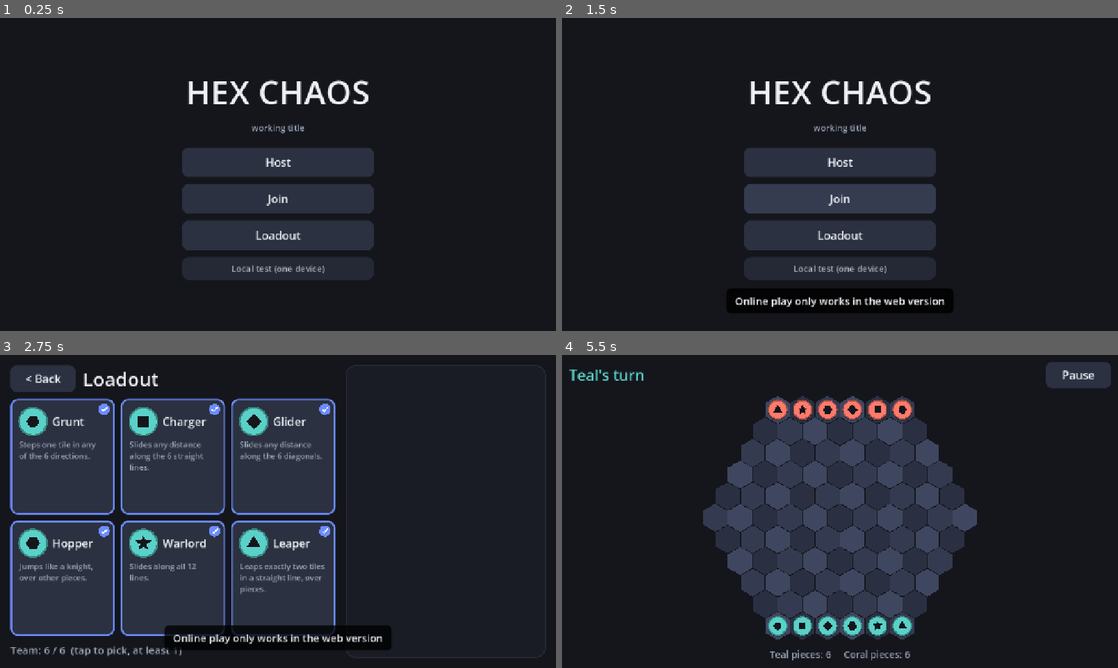
Above: before the commit, frames 1-4 (two rows, left to right).
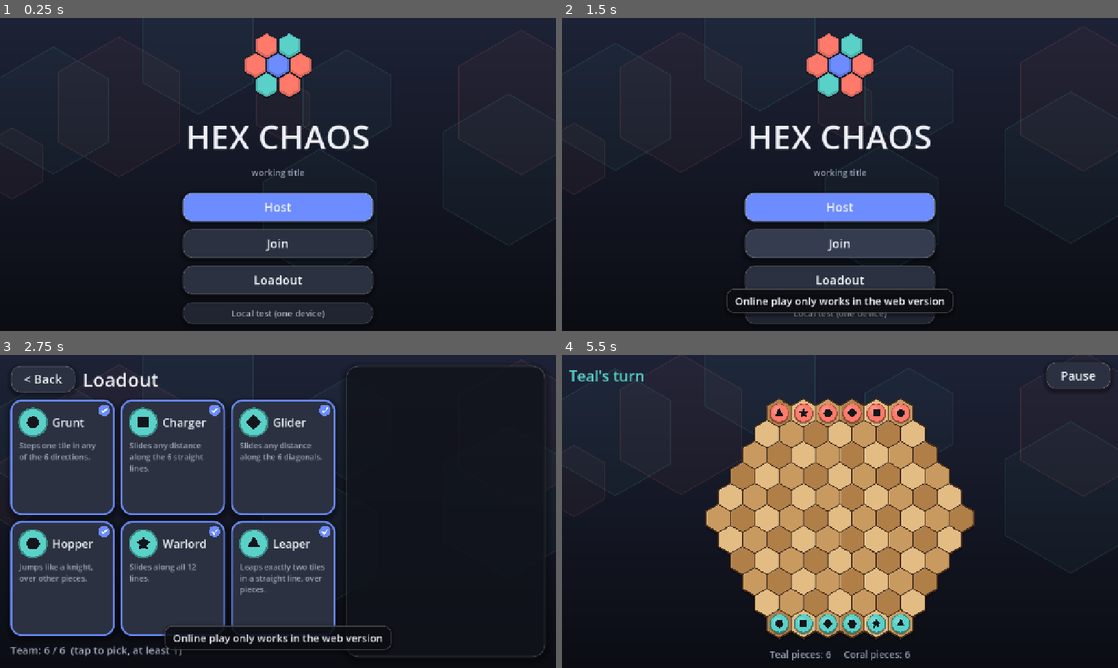
Above: after the commit, the same moments.

Repository: Saibrix/hex-chaos
Game: Godot game, scene res://main.tscn
Two runs of this game, one before a commit and one after it. Both use one fixed random seed, a clock stepped at 60 frames per second and the inputs below.
Inputs:
- Up to frame 1 (0.25 s): no input
- Up to frame 2 (1.5 s): click "Host" at 0.5 s; click "Join" at 1.25 s
- Up to frame 3 (2.75 s): click "Loadout" at 2 s
- Up to frame 4 (5.5 s): click "< Back" at 2.75 s; click "Local test (one device)" at 3.5 s; click "Pause" at 4.25 s; click "Resume" at 5 s

The runs differ from the first frame. In frame 1, 25% of the frame differs, in the area x 0-100%, y 0-98%; in frame 2, 26%; in frame 3, 9.8%; in frame 4, 39%, in the area x 0-100%, y 0-92%.

Commit message:
Smoother pieces, drag to move, tap to deselect, wood board, effects, modern menus
Co-Authored-By: Claude Sonnet 5.5 <noreply@anthropic.com>
Claude-Session: https://claude.ai/code/session_015LMwH289EqYTe4LD2Scsws

Diff:
--- a/project.godot
+++ b/project.godot
@@ -6,6 +6,7 @@
 config/name="Hex Chaos"
 run/main_scene="res://main.tscn"
 config/features=PackedStringArray("4.7", "GL Compatibility")
+run/max_fps=60
 
 [display]
 
@@ -19,3 +20,5 @@
 renderer/rendering_method="gl_compatibility"
 renderer/rendering_method.mobile="gl_compatibility"
 environment/defaults/default_clear_color=Color(0.063, 0.071, 0.094, 1)
+
+anti_aliasing/quality/msaa_2d=2
--- /dev/null
+++ b/scripts/backdrop.gd
@@ -0,0 +1,36 @@
+class_name Backdrop
+extends Control
+
+# Dark gradient with a few faint hexagons drifting by.
+
+const TOP := Color("1d2236")
+const BOTTOM := Color("0b0d13")
+
+var _t := 0.0
+var _hexes: Array[Dictionary] = []
+
+
+func _ready() -> void:
+	mouse_filter = Control.MOUSE_FILTER_IGNORE
+	UI.fill(self)
+	for i in 9:
+		_hexes.append({"x": randf(), "y": randf(), "r": randf_range(60.0, 180.0), "s": randf_range(0.004, 0.012), "a": randf() * TAU,
+			"c": UI.SIDE_COLORS[i % 2]})
+
+
+func _process(delta: float) -> void:
+	_t += delta
+	queue_redraw()
+
+
+func _draw() -> void:
+	draw_polygon(PackedVector2Array([Vector2.ZERO, Vector2(size.x, 0), size, Vector2(0, size.y)]),
+		PackedColorArray([TOP, TOP, BOTTOM, BOTTOM]))
+	for h in _hexes:
+		var y := fposmod(h["y"] - _t * h["s"], 1.2) - 0.1
+		var p := Vector2(h["x"] * size.x, y * size.y)
+		var pts := Hex.corners(p, h["r"])
+		var c: Color = h["c"]
+		draw_colored_polygon(pts, Color(c, 0.035))
+		pts.append(pts[0])
+		draw_polyline(pts, Color(c, 0.12), 2.0, true)
--- a/scripts/board_view.gd
+++ b/scripts/board_view.gd
@@ -3,7 +3,10 @@
 
 signal move_made(from: Vector2i, to: Vector2i)
 
-const TILE_COLORS := [Color("2a3042"), Color("343b50"), Color("3f4760")]
+# Warm wood tones, three shades so neighbouring tiles never match.
+const TILE_COLORS := [Color("e3bc83"), Color("c99a5f"), Color("b07f48")]
+const FRAME_COLOR := Color("4b2f1c")
+const DRAG_THRESHOLD := 10.0
 
 var game: HexGame
 var view_side := 0        # 1 turns the board around so the second player sits at the bottom
@@ -13,12 +16,26 @@
 var _sel := Vector2i.ZERO
 var _targets: Array[Vector2i] = []
 
+# Press / drag state
+var _pressing := false
+var _press_pos := Vector2.ZERO
+var _press_was_selected := false
+var _dragging := false
+var _drag_pos := Vector2.ZERO
+var _drop_px := Vector2.INF
+
 var _anim_t := 1.0
 var _anim_from := Vector2i.ZERO
+var _anim_from_px := Vector2.INF
 var _anim_to := Vector2i.ZERO
 var _ghost: Dictionary = {}
 var _tween: Tween
 
+var _time := 0.0
+var _shake := 0.0
+var _particles: Array[Dictionary] = []
+var _rings: Array[Dictionary] = []
+
 
 func _ready() -> void:
 	mouse_filter = Control.MOUSE_FILTER_STOP
@@ -28,6 +45,8 @@
 func clear_selection() -> void:
 	_has_sel = false
 	_targets = []
+	_dragging = false
+	_pressing = false
 	queue_redraw()
 
 
@@ -35,13 +54,16 @@
 func animate_move(from: Vector2i, to: Vector2i, captured: Dictionary) -> void:
 	clear_selection()
 	_anim_from = from
+	_anim_from_px = _drop_px
+	_drop_px = Vector2.INF
 	_anim_to = to
 	_ghost = captured
 	_anim_t = 0.0
 	if _tween:
 		_tween.kill()
 	_tween = create_tween()
-	_tween.tween_method(_set_anim, 0.0, 1.0, 0.22).set_trans(Tween.TRANS_QUAD).set_ease(Tween.EASE_OUT)
+	_tween.tween_method(_set_anim, 0.0, 1.0, 0.24).set_trans(Tween.TRANS_QUAD).set_ease(Tween.EASE_OUT)
+	_tween.tween_callback(_on_landed.bind(to, captured))
 
 
 func _set_anim(t: float) -> void:
@@ -49,10 +71,46 @@
 	queue_redraw()
 
 
+func _on_landed(to: Vector2i, captured: Dictionary) -> void:
+	var ts := _tile_size()
+	var p := _pos(to, ts)
+	_rings.append({"p": p, "t": 0.0, "col": Color(1, 1, 1, 0.55), "max": ts * 1.3, "life": 0.35})
+	for i in 6:
+		_spawn_particle(p, Color(1, 1, 1, 0.5), ts * 0.5, 0.35, ts * 0.07)
+	if not captured.is_empty():
+		var col: Color = UI.SIDE_COLORS[captured["owner"]]
+		_rings.append({"p": p, "t": 0.0, "col": Color(col, 0.9), "max": ts * 2.2, "life": 0.5})
+		for i in 26:
+			_spawn_particle(p, col.lightened(randf() * 0.3), ts * 2.6, 0.7, ts * 0.13)
+		_shake = ts * 0.22
+	set_process(true)
+
+
+func _spawn_particle(p: Vector2, col: Color, speed: float, life: float, psize: float) -> void:
+	var a := randf() * TAU
+	var v := Vector2(cos(a), sin(a)) * speed * randf_range(0.35, 1.0)
+	_particles.append({"p": p, "v": v, "life": life * randf_range(0.6, 1.0), "max": life, "col": col, "s": psize * randf_range(0.6, 1.0)})
+
+
+func _process(delta: float) -> void:
+	_time += delta
+	for pt in _particles:
+		pt["p"] += pt["v"] * delta
+		pt["v"] *= pow(0.02, delta)
+		pt["life"] -= delta
+	_particles = _particles.filter(func(pt): return pt["life"] > 0.0)
+	for r in _rings:
+		r["t"] += delta / r["life"]
+	_rings = _rings.filter(func(r): return r["t"] < 1.0)
+	_shake = maxf(0.0, _shake - delta * size.y * 0.6)
+	if _has_sel or _dragging or _shake > 0.0 or not _particles.is_empty() or not _rings.is_empty():
+		queue_redraw()
+
+
 func _tile_size() -> float:
 	var w := size.x / ((2 * Hex.RADIUS + 1) * sqrt(3.0))
 	var h := size.y / (3 * Hex.RADIUS + 2)
-	return minf(w, h) * 0.97
+	return minf(w, h) * 0.95
 
 
 func _cell(c: Vector2i) -> Vector2i:
@@ -67,20 +125,41 @@
 	return game != null and (my_side == -1 or my_side == game.turn)
 
 
+func _tile_at(pos: Vector2) -> Vector2i:
+	return _cell(Hex.from_pixel(pos - size / 2.0, _tile_size()))
+
+
 func _gui_input(event: InputEvent) -> void:
-	if not (event is InputEventMouseButton and event.pressed and event.button_index == MOUSE_BUTTON_LEFT):
-		return
+	if event is InputEventMouseButton and event.button_index == MOUSE_BUTTON_LEFT:
+		if event.pressed:
+			_on_press(event.position)
+		else:
+			_on_release(event.position)
+	elif event is InputEventMouseMotion and _pressing:
+		_drag_pos = event.position
+		if _has_sel and not _dragging and event.position.distance_to(_press_pos) > DRAG_THRESHOLD:
+			_dragging = true
+		if _dragging:
+			queue_redraw()
+
+
+func _on_press(pos: Vector2) -> void:
 	if not _can_act():
 		return
-	var ts := _tile_size()
-	var c := _cell(Hex.from_pixel(event.position - size / 2.0, ts))
+	var c := _tile_at(pos)
+	_press_pos = pos
+	_drag_pos = pos
+	_pressing = false
+	_dragging = false
 	if not Hex.on_board(c):
 		clear_selection()
 		return
 	if game.pieces.has(c) and game.pieces[c]["owner"] == game.turn:
+		_press_was_selected = _has_sel and _sel == c
 		_has_sel = true
 		_sel = c
 		_targets = game.legal_moves(c)
+		_pressing = true
 		queue_redraw()
 	elif _has_sel and c in _targets:
 		var from := _sel
@@ -90,46 +169,108 @@
 		clear_selection()
 
 
+func _on_release(pos: Vector2) -> void:
+	if not _pressing:
+		return
+	var was_dragging := _dragging
+	_pressing = false
+	_dragging = false
+	if was_dragging:
+		var c := _tile_at(pos)
+		if Hex.on_board(c) and c in _targets:
+			var from := _sel
+			_drop_px = pos
+			clear_selection()
+			move_made.emit(from, c)
+			return
+		queue_redraw()      # dropped somewhere illegal: piece snaps back, stays selected
+	elif _press_was_selected:
+		clear_selection()   # tapped the selected piece again
+
+
 func _draw() -> void:
 	if game == null:
 		return
 	var ts := _tile_size()
-	for c in Hex.all_cells():
+	if _shake > 0.0:
+		draw_set_transform(Vector2(randf_range(-1, 1), randf_range(-1, 1)) * _shake)
+
+	var cells := Hex.all_cells()
+	# Wooden frame and drop shadow.
+	for c in cells:
+		draw_colored_polygon(Hex.corners(_pos(c, ts) + Vector2(0, ts * 0.18), ts * 1.1), Color(0, 0, 0, 0.18))
+	for c in cells:
+		draw_colored_polygon(Hex.corners(_pos(c, ts), ts * 1.07), FRAME_COLOR)
+	for c in cells:
 		var p := _pos(c, ts)
 		var col: Color = TILE_COLORS[posmod(c.x - c.y, 3)]
-		draw_colored_polygon(Hex.corners(p, ts * 0.97), col)
+		var pts := Hex.corners(p, ts * 0.96)
+		draw_colored_polygon(pts, col)
+		# soft top light and bottom shade give the tiles a little depth
+		draw_polyline(PackedVector2Array([pts[3], pts[4], pts[5]]), Color(1, 1, 1, 0.22), maxf(1.5, ts * 0.05), true)
+		draw_polyline(PackedVector2Array([pts[0], pts[1], pts[2]]), Color(0, 0, 0, 0.2), maxf(1.5, ts * 0.05), true)
 
 	if not game.last_move.is_empty():
 		for c in game.last_move:
-			draw_colored_polygon(Hex.corners(_pos(c, ts), ts * 0.97), Color(1, 1, 1, 0.10))
-
+			draw_colored_polygon(Hex.corners(_pos(c, ts), ts * 0.96), Color(1, 0.95, 0.5, 0.22))
+
+	var pulse := 0.5 + 0.5 * sin(_time * 5.0)
 	if _has_sel:
-		var pts := Hex.corners(_pos(_sel, ts), ts * 0.97)
-		draw_colored_polygon(pts, Color(UI.ACCENT, 0.45))
+		draw_colored_polygon(Hex.corners(_pos(_sel, ts), ts * 0.96), Color(UI.ACCENT, 0.5 + 0.15 * pulse))
+
+	# Move hints under the pieces so capture rings don't hide them.
+	for t in _targets:
+		var p := _pos(t, ts)
+		if not game.pieces.has(t):
+			draw_circle(p, ts * (0.2 + 0.03 * pulse), Color(UI.ACCENT.darkened(0.2), 0.95))
+			draw_arc(p, ts * 0.27, 0.0, TAU, 24, Color(1, 1, 1, 0.6), 1.5, true)
 
 	# Pieces (the moving one is drawn between its old and new tile).
+	var drag_cell := _sel if _dragging else Vector2i(9999, 9999)
 	for c in game.pieces:
+		if c == drag_cell:
+			continue
 		var piece: Dictionary = game.pieces[c]
 		var p := _pos(c, ts)
+		var lift := 0.0
 		if _anim_t < 1.0 and c == _anim_to:
-			p = _pos(_anim_from, ts).lerp(_pos(_anim_to, ts), _anim_t)
-		_draw_piece(p, ts, piece, 1.0)
+			var from_p := _pos(_anim_from, ts) if _anim_from_px == Vector2.INF else _anim_from_px
+			p = from_p.lerp(_pos(_anim_to, ts), _anim_t)
+			lift = sin(_anim_t * PI) * ts * 0.35
+		_draw_piece(p - Vector2(0, lift), ts, piece, 1.0, lift)
 
 	if _anim_t < 1.0 and not _ghost.is_empty():
-		_draw_piece(_pos(_anim_to, ts), ts, _ghost, 1.0 - _anim_t)
+		_draw_piece(_pos(_anim_to, ts), ts, _ghost, 1.0 - _anim_t, 0.0)
 
 	for t in _targets:
-		var p := _pos(t, ts)
 		if game.pieces.has(t):
-			draw_arc(p, ts * 0.78, 0.0, TAU, 40, Color("ff5d5d"), maxf(3.0, ts * 0.12))
-		else:
-			draw_circle(p, ts * 0.2, Color(UI.ACCENT, 0.95))
-
-
-func _draw_piece(p: Vector2, ts: float, piece: Dictionary, scale_f: float) -> void:
+			var p := _pos(t, ts)
+			draw_arc(p, ts * (0.8 + 0.04 * pulse), 0.0, TAU, 40, Color("ff4d4d"), maxf(3.0, ts * 0.12), true)
+
+	for r in _rings:
+		var k: float = r["t"]
+		var col: Color = r["col"]
+		col.a *= 1.0 - k
+		draw_arc(r["p"], lerpf(ts * 0.3, r["max"], 1.0 - pow(1.0 - k, 2.0)), 0.0, TAU, 36, col, maxf(2.0, ts * 0.12) * (1.0 - k), true)
+	for pt in _particles:
+		var col: Color = pt["col"]
+		col.a *= clampf(pt["life"] / pt["max"], 0.0, 1.0)
+		draw_circle(pt["p"], pt["s"] * (0.4 + 0.6 * pt["life"] / pt["max"]), col)
+
+	if _dragging:
+		_draw_piece(_drag_pos - Vector2(0, ts * 0.45), ts * 1.12, game.pieces[_sel], 1.0, ts * 0.45)
+		var hover := _tile_at(_drag_pos)
+		if hover in _targets:
+			draw_arc(_pos(hover, ts), ts * 0.9, 0.0, TAU, 6, Color(1, 1, 1, 0.9), 2.5, true)
+
+	draw_set_transform(Vector2.ZERO)
+
+
+func _draw_piece(p: Vector2, ts: float, piece: Dictionary, scale_f: float, lift: float) -> void:
 	var r := ts * 0.68 * scale_f
 	var col: Color = UI.SIDE_COLORS[piece["owner"]]
-	draw_circle(p + Vector2(0, ts * 0.06), r, Color(0, 0, 0, 0.35 * scale_f))
-	draw_circle(p, r, col.darkened(0.35))
-	draw_circle(p, r * 0.88, col)
+	draw_circle(p + Vector2(0, ts * 0.08 + lift), r * (1.0 - lift / ts * 0.25), Color(0, 0, 0, 0.32 * scale_f))
+	draw_circle(p, r, col.darkened(0.4))
+	draw_circle(p + Vector2(0, -r * 0.04), r * 0.9, col)
+	draw_circle(p + Vector2(-r * 0.22, -r * 0.3), r * 0.42, Color(1, 1, 1, 0.16 * scale_f))
 	Glyphs.draw(self, Chars.get_char(piece["char"])["glyph"], p, r * 0.5, UI.BG)
--- a/scripts/char_card.gd
+++ b/scripts/char_card.gd
@@ -28,9 +28,9 @@
 	var ch := Chars.get_char(char_id)
 	var rect := Rect2(Vector2.ZERO, size)
 	if selected:
-		draw_style_box(UI.box(UI.PANEL_HI, 16, UI.ACCENT, 4), rect)
+		draw_style_box(UI.box(UI.PANEL_HI, 24, UI.ACCENT, 4, 14), rect)
 	else:
-		draw_style_box(UI.box(UI.PANEL, 16, Color("2b3140"), 2), rect)
+		draw_style_box(UI.box(UI.PANEL, 24, Color(1, 1, 1, 0.08), 2, 10), rect)
 
 	var center := Vector2(52, 52)
 	draw_circle(center, 34.0, UI.SIDE_COLORS[0].darkened(0.35))
--- a/scripts/game_screen.gd
+++ b/scripts/game_screen.gd
@@ -61,23 +61,26 @@
 
 func _make_overlay(title: String, buttons: Array) -> Control:
 	var layer := ColorRect.new()
-	layer.color = Color(0, 0, 0, 0.7)
+	layer.color = Color(0.03, 0.04, 0.07, 0.75)
 	UI.fill(layer)
 	layer.mouse_filter = Control.MOUSE_FILTER_STOP
 	layer.hide()
 	var center := CenterContainer.new()
 	UI.fill(center)
 	layer.add_child(center)
+	var panel := PanelContainer.new()
+	panel.add_theme_stylebox_override("panel", UI.box(UI.PANEL, 32, Color(1, 1, 1, 0.1), 2, 30))
+	center.add_child(panel)
 	var box := VBoxContainer.new()
 	box.custom_minimum_size = Vector2(380, 0)
 	box.add_theme_constant_override("separation", 16)
-	center.add_child(box)
-	var t := UI.label(title, 48)
+	panel.add_child(box)
+	var t := UI.label(title, 44)
 	t.horizontal_alignment = HORIZONTAL_ALIGNMENT_CENTER
 	t.autowrap_mode = TextServer.AUTOWRAP_WORD_SMART
 	box.add_child(t)
 	for b in buttons:
-		var btn := UI.button(b[0])
+		var btn := UI.button(b[0], Vector2(0, 68), b[0] == "Resume" or b[0] == "Back to menu")
 		btn.pressed.connect(b[1])
 		box.add_child(btn)
 	add_child(layer)
--- a/scripts/loadout_screen.gd
+++ b/scripts/loadout_screen.gd
@@ -59,7 +59,7 @@
 	right.size_flags_horizontal = Control.SIZE_EXPAND_FILL
 	right.size_flags_vertical = Control.SIZE_EXPAND_FILL
 	right.size_flags_stretch_ratio = 2.0
-	right.add_theme_stylebox_override("panel", UI.box(Color("191c24"), 20, Color("2b3140"), 2))
+	right.add_theme_stylebox_override("panel", UI.box(Color("12151d", 0.75), 28, Color(1, 1, 1, 0.08), 2, 16))
 	_split.add_child(right)
 
 	resized.connect(_relayout)
--- /dev/null
+++ b/scripts/logo.gd
@@ -0,0 +1,22 @@
+class_name Logo
+extends Control
+
+# Small cluster of seven hexagons, teal and coral, drawn in code.
+
+func _init() -> void:
+	custom_minimum_size = Vector2(0, 190)
+
+
+func _draw() -> void:
+	var ts := 30.0
+	var mid := size / 2.0
+	var cells: Array[Vector2i] = [Vector2i.ZERO]
+	cells.append_array(Hex.DIRS)
+	for c in cells:
+		var p := mid + Hex.to_pixel(c, ts)
+		var col: Color = UI.SIDE_COLORS[0] if (c.x - c.y) % 2 == 0 else UI.SIDE_COLORS[1]
+		if c == Vector2i.ZERO:
+			col = UI.ACCENT
+		draw_colored_polygon(Hex.corners(p + Vector2(0, 4), ts * 0.94), Color(0, 0, 0, 0.3))
+		draw_colored_polygon(Hex.corners(p, ts * 0.94), col.darkened(0.15))
+		draw_colored_polygon(Hex.corners(p - Vector2(0, 2), ts * 0.8), col)
--- a/scripts/main.gd
+++ b/scripts/main.gd
@@ -11,14 +11,10 @@
 
 func _ready() -> void:
 	theme = UI.make_theme()
-	var bg := ColorRect.new()
-	bg.color = UI.BG
-	UI.fill(bg)
-	bg.mouse_filter = Control.MOUSE_FILTER_IGNORE
-	add_child(bg)
+	add_child(Backdrop.new())
 
 	_toast = UI.label("", 24)
-	_toast.add_theme_stylebox_override("normal", UI.box(Color(0, 0, 0, 0.85), 12))
+	_toast.add_theme_stylebox_override("normal", UI.box(Color("0b0d13", 0.92), 18, Color(1, 1, 1, 0.1), 2, 8))
 	_toast.set_anchors_and_offsets_preset(Control.PRESET_CENTER_BOTTOM)
 	_toast.grow_horizontal = Control.GROW_DIRECTION_BOTH
 	_toast.grow_vertical = Control.GROW_DIRECTION_BEGIN
@@ -50,6 +46,8 @@
 		_screen.queue_free()
 	_screen = s
 	add_child(s)
+	s.modulate.a = 0.0
+	create_tween().tween_property(s, "modulate:a", 1.0, 0.18)
 	move_child(s, 1)       # keep the toast on top
 	if _toast.get_parent() == null:
 		add_child(_toast)
--- a/scripts/menu_screen.gd
+++ b/scripts/menu_screen.gd
@@ -18,6 +18,7 @@
 	box.add_theme_constant_override("separation", 16)
 	center.add_child(box)
 
+	box.add_child(Logo.new())
 	var title := UI.label("HEX CHAOS", 76)
 	title.horizontal_alignment = HORIZONTAL_ALIGNMENT_CENTER
 	box.add_child(title)
@@ -26,7 +27,7 @@
 	box.add_child(sub)
 	box.add_child(Control.new())
 
-	_add_button(box, "Host", host_pressed)
+	_add_button(box, "Host", host_pressed).theme_type_variation = "PrimaryButton"
 	_add_button(box, "Join", join_pressed)
 	_add_button(box, "Loadout", loadout_pressed)
 	var local := _add_button(box, "Local test (one device)", local_pressed)
--- a/scripts/ui.gd
+++ b/scripts/ui.gd
@@ -9,8 +9,12 @@
 const SIDE_COLORS := [Color("5ad1c8"), Color("ff7a6b")]
 
 
-static func box(fill: Color, radius := 14, border := Color.TRANSPARENT, border_w := 0) -> StyleBoxFlat:
+static func box(fill: Color, radius := 14, border := Color.TRANSPARENT, border_w := 0, shadow := 0) -> StyleBoxFlat:
 	var s := StyleBoxFlat.new()
+	s.shadow_size = shadow
+	s.shadow_color = Color(0, 0, 0, 0.35)
+	s.shadow_offset = Vector2(0, shadow * 0.4)
+	s.anti_aliasing_size = 1.2
 	s.bg_color = fill
 	s.set_corner_radius_all(radius)
 	s.border_color = border
@@ -26,27 +30,29 @@
 	var t := Theme.new()
 	t.default_font_size = 26
 	t.set_color("font_color", "Label", TEXT)
-	for state in ["normal", "hover", "pressed", "focus", "disabled"]:
-		var fill := PANEL_HI
-		if state == "hover":
-			fill = Color("353c50")
-		elif state == "pressed":
-			fill = ACCENT
-		elif state == "disabled":
-			fill = PANEL
-		if state == "focus":
-			t.set_stylebox(state, "Button", StyleBoxEmpty.new())
-		else:
-			t.set_stylebox(state, "Button", box(fill))
-	t.set_color("font_color", "Button", TEXT)
-	t.set_color("font_hover_color", "Button", TEXT)
-	t.set_color("font_pressed_color", "Button", TEXT)
-	t.set_color("font_disabled_color", "Button", MUTED)
+	_style_button(t, "Button", PANEL_HI, Color("353c50"), Color("46506b"), Color(1, 1, 1, 0.08))
+	t.set_type_variation("PrimaryButton", "Button")
+	_style_button(t, "PrimaryButton", ACCENT, ACCENT.lightened(0.15), ACCENT.darkened(0.2), Color(1, 1, 1, 0.25))
 	return t
 
 
-static func button(text: String, min_size := Vector2(0, 68)) -> Button:
+static func _style_button(t: Theme, type: String, fill: Color, hover: Color, pressed: Color, border: Color) -> void:
+	t.set_stylebox("normal", type, box(fill, 22, border, 2, 10))
+	t.set_stylebox("hover", type, box(hover, 22, border, 2, 12))
+	t.set_stylebox("pressed", type, box(pressed, 22, border, 2, 2))
+	t.set_stylebox("disabled", type, box(PANEL, 22, border, 2, 0))
+	t.set_stylebox("focus", type, StyleBoxEmpty.new())
+	t.set_color("font_color", type, TEXT)
+	t.set_color("font_hover_color", type, TEXT)
+	t.set_color("font_pressed_color", type, TEXT)
+	t.set_color("font_disabled_color", type, MUTED)
+	t.set_font_size("font_size", type, 28)
+
+
+static func button(text: String, min_size := Vector2(0, 68), primary := false) -> Button:
 	var b := Button.new()
+	if primary:
+		b.theme_type_variation = "PrimaryButton"
 	b.text = text
 	b.custom_minimum_size = min_size
 	b.focus_mode = Control.FOCUS_NONE
--- a/tests/test_ui.gd
+++ b/tests/test_ui.gd
@@ -46,11 +46,12 @@
 	gs.game.pieces[Vector2i(to.x, to.y - 2)] = {"owner": 1, "char": 0}
 	gs.game.turn = 0
 	ts = b._tile_size()   # the container re-laid out the board after the first frame
+	var before := gs.game.count(1)
 	b._gui_input(_click(b, to, ts))
 	print("second select: ", b._has_sel, " ", b._sel, " targets ", b._targets, " enemy at ", Vector2i(to.x, to.y - 2))
 	b._gui_input(_click(b, Vector2i(to.x, to.y - 2), ts))
 	await process_frame
-	print("enemy count after capture: ", gs.game.count(1), " (was 2)")
+	print("enemy count after capture: ", gs.game.count(1), " (was ", before, ")")
 
 	gs._pause_layer.show()
 	await process_frame
Not shown, added: scripts/backdrop.gd.uid
Not shown, added: scripts/logo.gd.uid
Not shown, changed: docs/index.html
Not shown, changed: docs/index.pck
